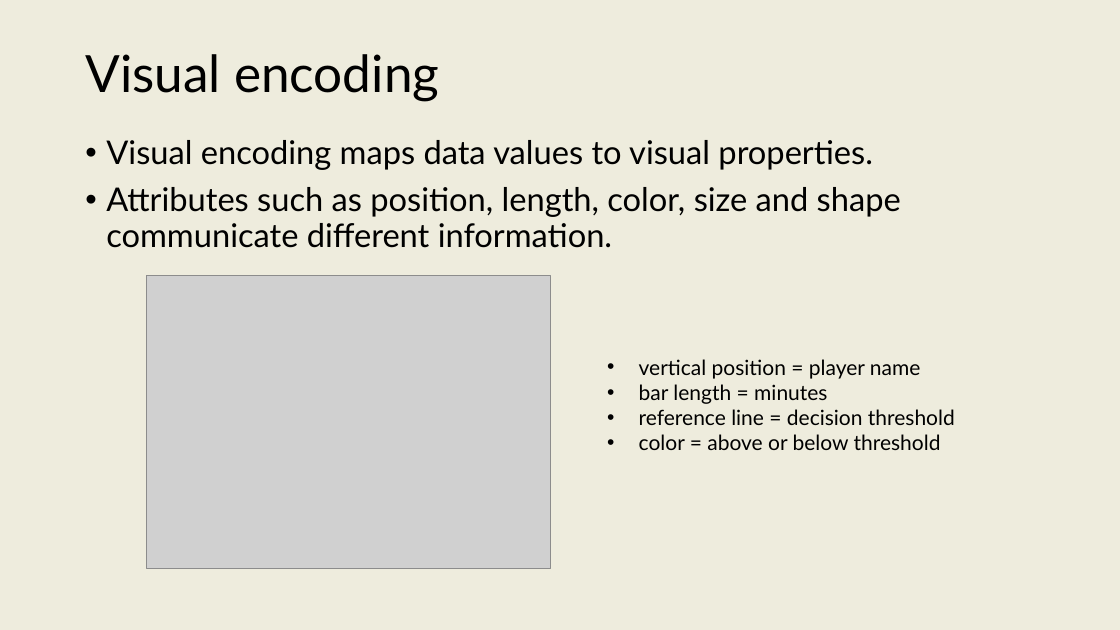
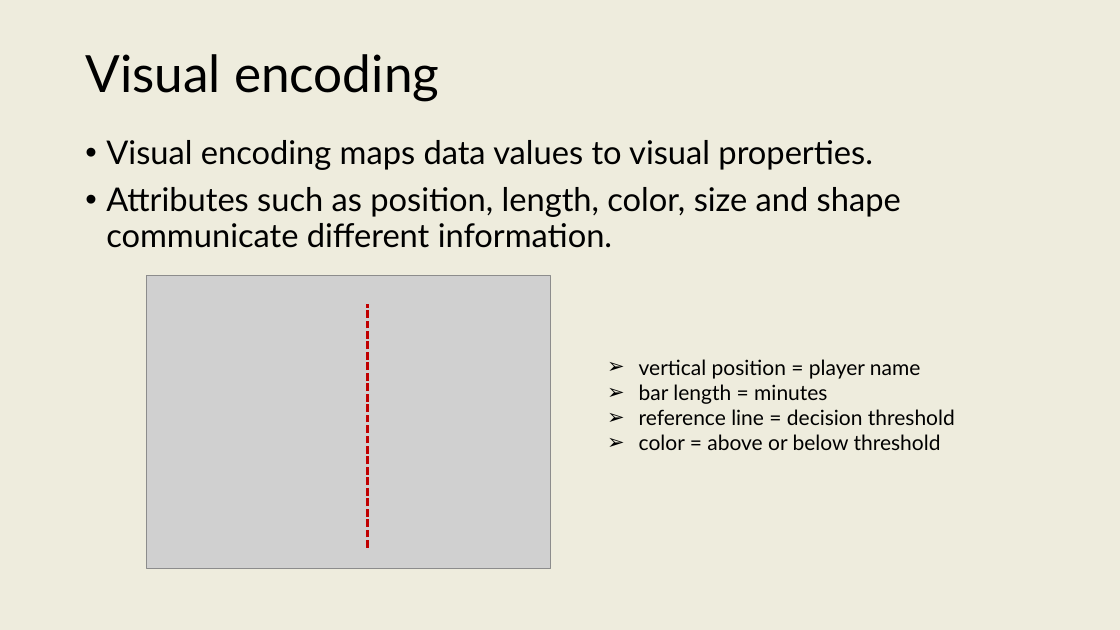
Before and after one commit to onishisaryu/HES-3000-Sports-Data-Analytics, a slide deck: slide 17 of pptx/Lecture7.pptx (slide 15 before the commit). Drawn at 1120x630 pixels with LibreOffice and Linux fonts; fonts in the diff are those of the drawing; grey boxes stand for pictures. Boxes give left, top, right and bottom in pixels: in the first picture for what was removed or moved away, otherwise in the second. Text is boxed around its words. In the diff, an @@ line names an element or a change of style, - is before the commit and + after.

```diff
--- a/pptx/Lecture7.pptx
+++ b/pptx/Lecture7.pptx
@@ line added from (367, 548) to (367, 304), #C00000 2.25 pt dashed @@
@@ text "vertical position = player name" at box(639, 359, 955, 450): bullet • to ➢ @@
```
Also in this commit, not shown: 5 other slides changed, 2 slides added, 1 other file.
